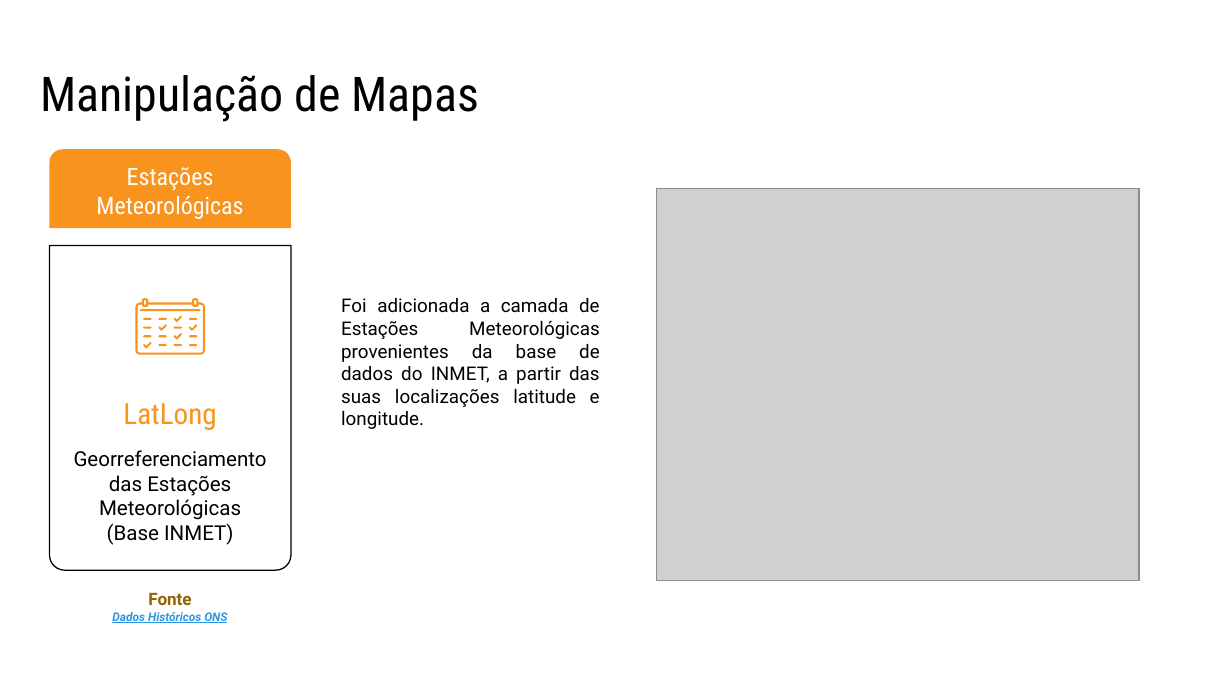
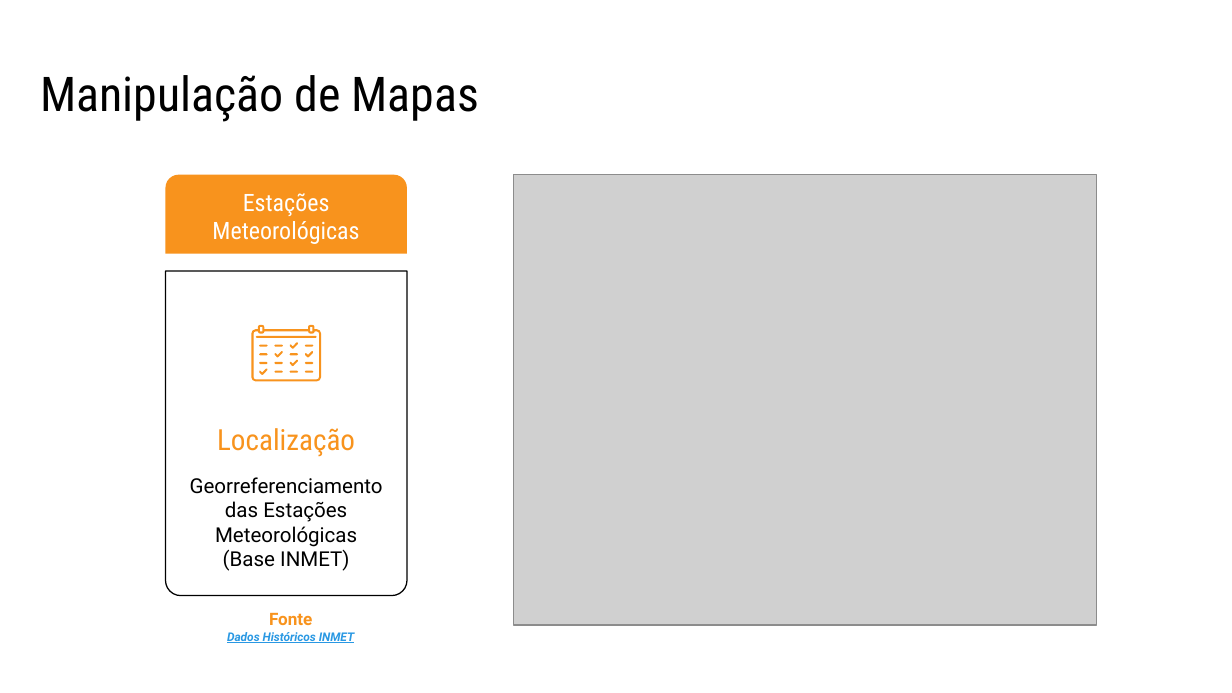
Before and after one commit to afazevedo/RadiantForecast, a slide deck: slide 10 of docs/presentation.pptx. Drawn at 1232x693 pixels with LibreOffice and Linux fonts; fonts in the diff are those of the drawing; grey boxes stand for pictures. Boxes give left, top, right and bottom in pixels: in the first picture for what was removed or moved away, otherwise in the second. Text is boxed around its words. In the diff, an @@ line names an element or a change of style, - is before the commit and + after.

```diff
--- a/docs/presentation.pptx
+++ b/docs/presentation.pptx
@@ picture: place and size @@
-picture at [657, 188, 1140, 580]
+picture at [514, 175, 1096, 626]
@@ text removed at [341, 298, 600, 429] @@
-Foi adicionada a camada de Estações Meteorológicas provenientes da base de dados do INMET, a partir das suas localizações latitude e longitude.
@@ freeform shape: place and size @@
-freeform shape at [188, 344, 197, 346]
+freeform shape at [259, 345, 267, 347]
@@ freeform shape: place and size @@
-freeform shape at [174, 344, 182, 346]
+freeform shape at [259, 354, 267, 356]
@@ freeform shape: place and size @@
-freeform shape at [188, 335, 197, 338]
+freeform shape at [275, 345, 283, 347]
@@ freeform shape: place and size @@
-freeform shape at [188, 324, 197, 330]
+freeform shape at [275, 351, 283, 357]
@@ freeform shape: place and size @@
-freeform shape at [174, 333, 182, 339]
+freeform shape at [290, 342, 298, 349]
@@ freeform shape: place and size @@
-freeform shape at [188, 318, 197, 320]
+freeform shape at [290, 354, 298, 356]
@@ freeform shape: place and size @@
-freeform shape at [174, 326, 182, 329]
+freeform shape at [304, 345, 313, 347]
@@ freeform shape: place and size @@
-freeform shape at [158, 344, 166, 346]
+freeform shape at [259, 362, 267, 365]
@@ 4 freeform shapes, 2 round same rects, 1 text: place and size @@
-4 freeform shapes, 2 round same rects, 1 text at [49, 149, 291, 569]
+4 freeform shapes, 2 round same rects, 1 text at [165, 175, 407, 595]
@@ 3 freeform shapes: place and size @@
-3 freeform shapes at [143, 315, 182, 338]
+3 freeform shapes at [275, 351, 313, 373]
@@ freeform shape: place and size @@
-freeform shape at [158, 318, 166, 320]
+freeform shape at [290, 371, 298, 373]
@@ freeform shape: place and size @@
-freeform shape at [143, 326, 152, 329]
+freeform shape at [304, 362, 313, 365]
@@ freeform shape: place and size @@
-freeform shape at [143, 318, 152, 320]
+freeform shape at [304, 371, 313, 373]
@@ text removed at [123, 403, 216, 430] @@
-LatLong
@@ text added at [217, 428, 355, 457], 17 pt, text #F8931D @@
+Localização
@@ text "Fonte": place and size @@
-text "Fonte" at [112, 592, 227, 623]
+text "Fonte" at [227, 613, 354, 643]
@@ text at [269, 613, 312, 625]: text colour #936303 to #F8931D in "Fonte" @@
@@ text at [227, 632, 354, 643]: text changed @@
-Dados Históricos ONS
+Dados Históricos INMET
```
Also in this commit, not shown: 18 other slides changed, 3 slides added, 3 slides removed, 4 other files.
